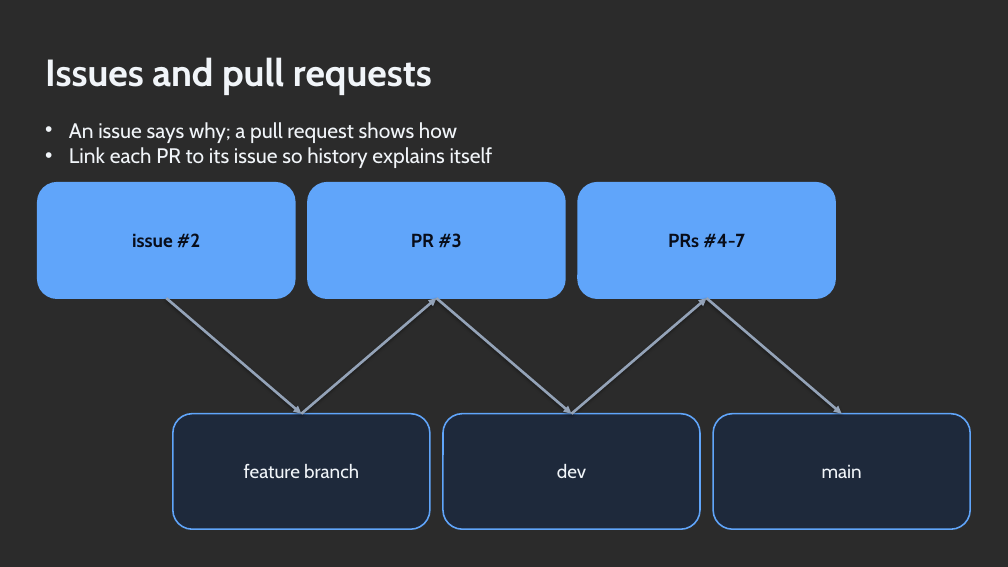
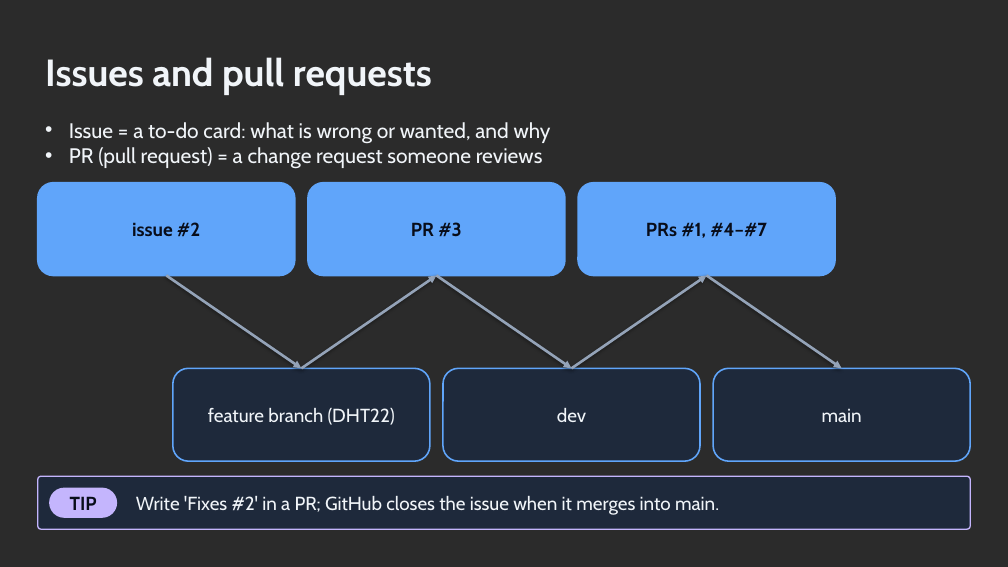
Before and after one commit to ronyronen/speckit-claude-presentation, a slide deck: slide 20 of presentation/speckit-workshop.pptx. Drawn at 1008x567 pixels with LibreOffice and Linux fonts; fonts in the diff are those of the drawing; background and template pictures are left out; a plain dark background stands for a picture behind light text. Boxes give left, top, right and bottom in pixels: in the first picture for what was removed or moved away, otherwise in the second. Text is boxed around its words. In the diff, an @@ line names an element or a change of style, - is before the commit and + after.

```diff
--- a/presentation/speckit-workshop.pptx
+++ b/presentation/speckit-workshop.pptx
@@ text at (69, 122, 551, 169): text changed @@
-• An issue says why; a pull request shows how
-• Link each PR to its issue so history explains itself
+• Issue = a to-do card: what is wrong or wanted, and why
+• PR (pull request) = a change request someone reviews
@@ rounded rectangle "issue #2": place and size @@
-rounded rectangle "issue #2" at (38, 183, 295, 299)
+rounded rectangle "issue #2" at (38, 183, 295, 276)
@@ rounded rectangle "PR #3": place and size @@
-rounded rectangle "PR #3" at (308, 183, 565, 299)
+rounded rectangle "PR #3" at (308, 183, 565, 276)
@@ rounded rectangle "PRs #1, #4–#7": place and size @@
-rounded rectangle "PRs #1, #4–#7" at (578, 183, 836, 299)
+rounded rectangle "PRs #1, #4–#7" at (578, 183, 836, 276)
@@ text in rounded rectangle at (646, 222, 767, 238): text changed @@
-PRs #4-7
+PRs #1, #4–#7
@@ arrow moved from (572, 414) - (707, 298) to (166, 275) - (302, 368) @@
@@ arrow moved from (707, 298) - (842, 414) to (302, 368) - (436, 275) @@
@@ arrow moved from (436, 298) - (572, 414) to (436, 275) - (572, 368) @@
@@ arrow moved from (166, 298) - (302, 414) to (572, 368) - (707, 275) @@
@@ arrow moved from (302, 414) - (436, 298) to (707, 275) - (842, 368) @@
@@ rounded rectangle "feature branch (DHT22)": place and size @@
-rounded rectangle "feature branch (DHT22)" at (173, 414, 430, 529)
+rounded rectangle "feature branch (DHT22)" at (173, 368, 430, 461)
@@ rounded rectangle "dev": place and size @@
-rounded rectangle "dev" at (443, 414, 700, 529)
+rounded rectangle "dev" at (443, 368, 700, 461)
@@ rounded rectangle "main": place and size @@
-rounded rectangle "main" at (713, 414, 970, 529)
+rounded rectangle "main" at (713, 368, 970, 461)
@@ text in rounded rectangle at (208, 408, 395, 425): text changed @@
-feature branch
+feature branch (DHT22)
@@ rounded rectangle added at (38, 476, 970, 529), fill #1E293B, outline #C4B5FD 1.25 pt @@
@@ rounded rectangle added at (49, 488, 117, 518), fill #C4B5FD, 18 pt, text #080D1A, bold @@
+TIP
@@ text added at (136, 496, 719, 515), 18 pt, text #F1F5F9 @@
+Write 'Fixes #2' in a PR; GitHub closes the issue when it merges into main.
```
Also in this commit, not shown: 27 other slides changed, 3 slides added, 3 slides removed, 2 other files.
